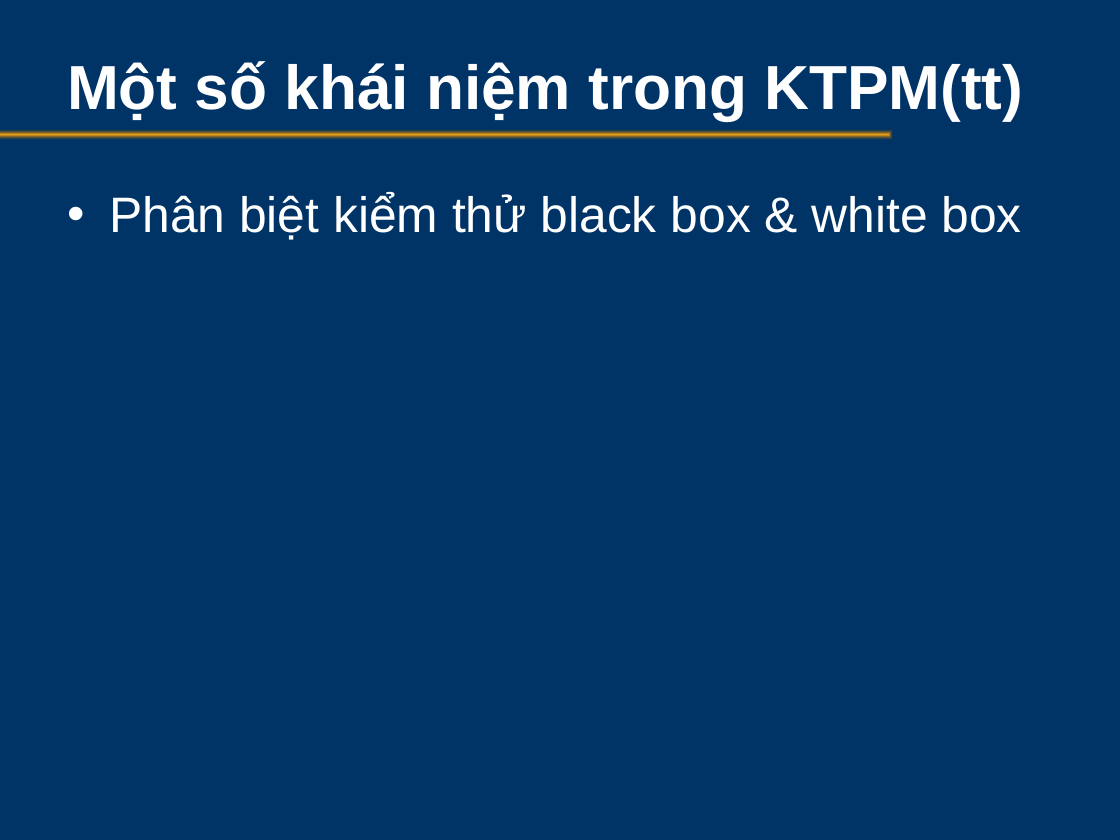
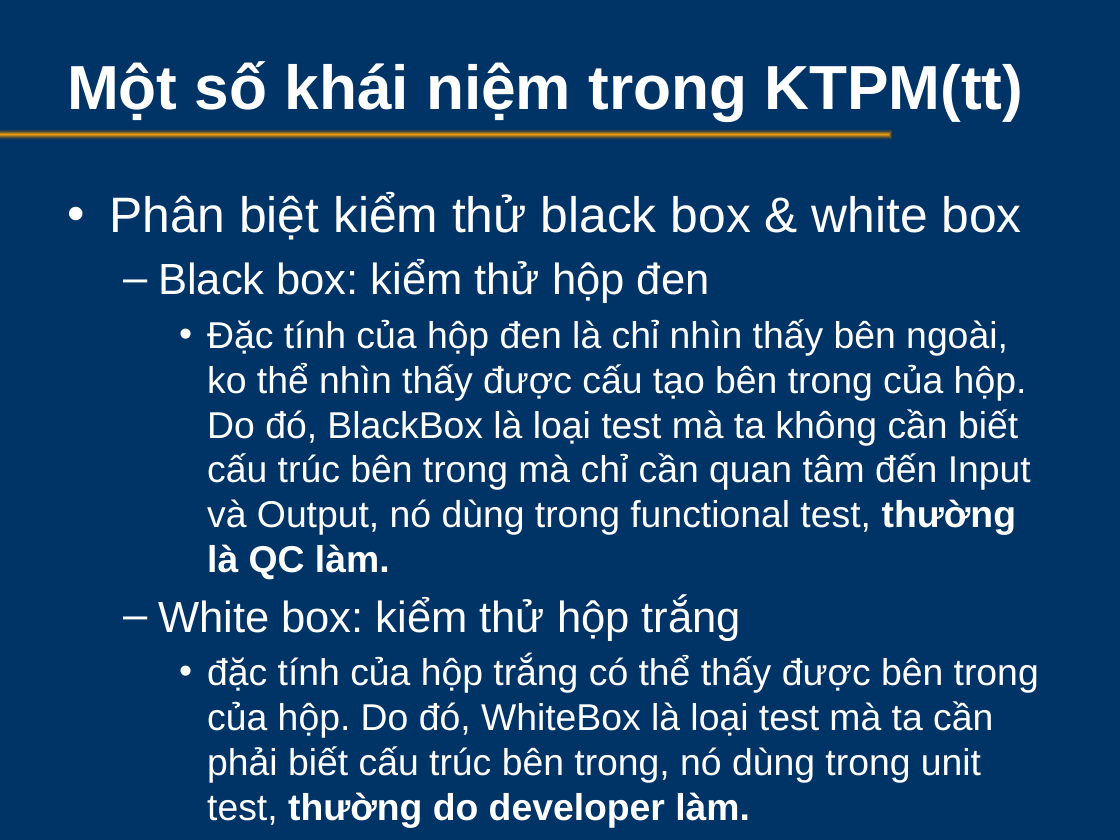
Before and after one commit to testervn/ka-caohoc, a slide deck: slide 12 of QA-QC/SoftwareTesting.pptx (slide 11 before the commit). Drawn at 1120x840 pixels with LibreOffice and Linux fonts; fonts in the diff are those of the drawing; background and template pictures are left out. Boxes give left, top, right and bottom in pixels: in the first picture for what was removed or moved away, otherwise in the second. Text is boxed around its words. In the diff, an @@ line names an element or a change of style, - is before the commit and + after.

```diff
--- a/QA-QC/SoftwareTesting.pptx
+++ b/QA-QC/SoftwareTesting.pptx
@@ text at <box>158,260,1039,783</box>: paragraphs added @@
+  – Black box: kiểm thử hộp đen
+    • Đặc tính của hộp đen là chỉ nhìn thấy bên ngoài, ko thể nhìn thấy được cấu tạo bên trong của hộp. Do đó, BlackBox là loại test mà ta không cần biết cấu trúc bên trong mà chỉ cần quan tâm đến Input và Output, nó dùng trong functional test, thường là QC làm.
+  – White box: kiểm thử hộp trắng
+    • đặc tính của hộp trắng có thể thấy được bên trong của hộp. Do đó, WhiteBox là loại test mà ta cần phải biết cấu trúc bên trong, nó dùng trong unit test, thường do developer làm.
```
Also in this commit, not shown: 3 other slides changed, 2 slides added, 1 slide removed.
